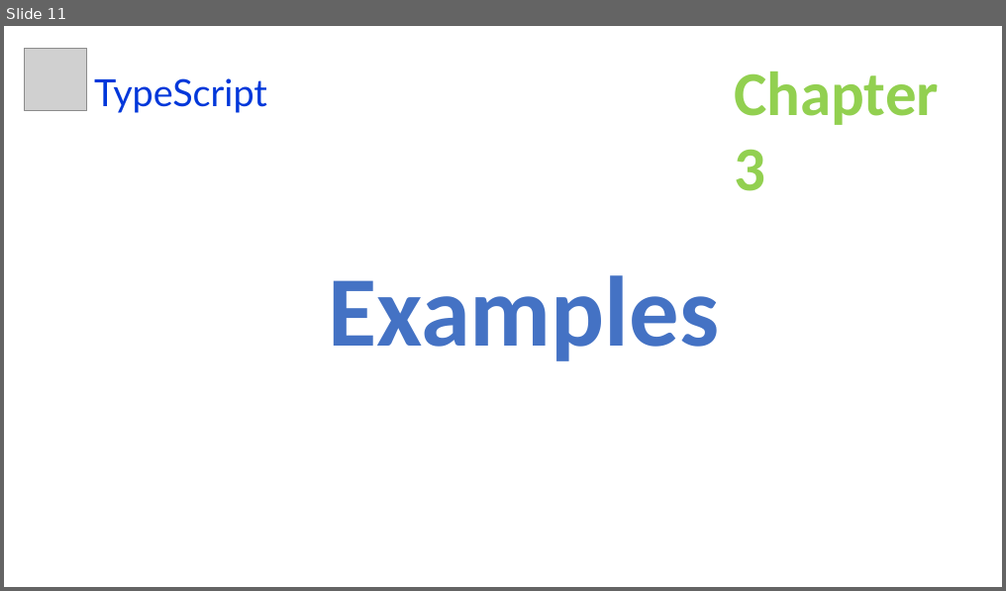
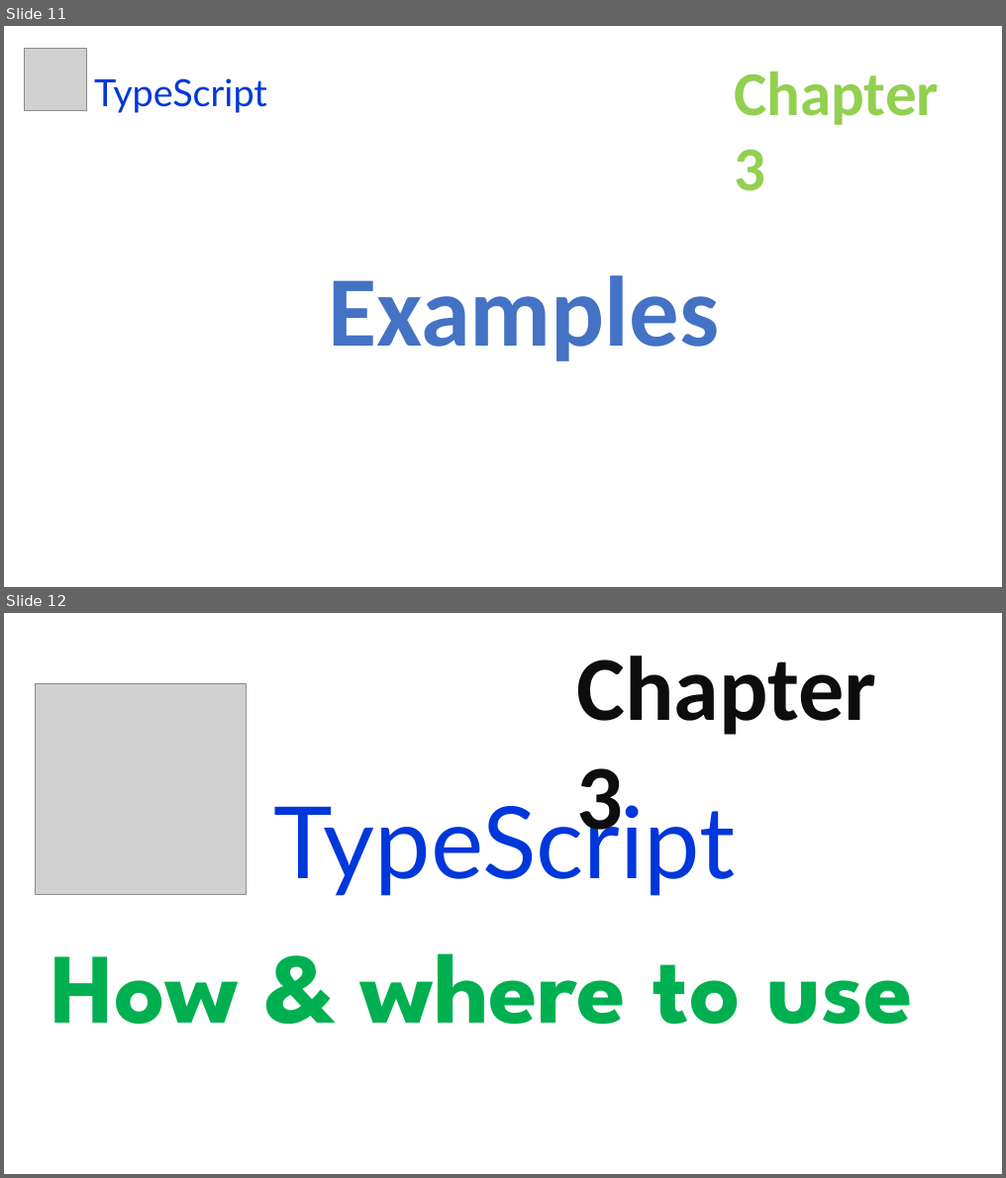
Before and after one commit to uidhtml/typescript-tutorials, a slide deck: typescript-tutorials.pptx. Shown one above the other, each under a label of ours: slide 11 before the commit, slides 11 and 12 after it. The pictures are 1006x591 and 1006x1178 pixels, drawn with LibreOffice and Linux fonts; fonts in the diff are those of the drawing; grey boxes stand for pictures. Boxes give left, top, right and bottom in pixels: in the first picture for what was removed or moved away, otherwise in the second. Text is boxed around its words. In the diff, an @@ line names an element or a change of style, - is before the commit and + after.

```diff
--- a/typescript-tutorials.pptx
+++ b/typescript-tutorials.pptx
@@ slide 12 added at [4,613,1002,1174], background #FFFFFF @@
@@ text added at [576,656,876,852], 88 pt, text #0D0D0D, bold @@
+Chapter 3
@@ picture added at [36,684,247,895] @@
@@ text added at [273,792,735,896], 96 pt, text #0037DA @@
+TypeScript
@@ text added at [52,954,914,1025], 96 pt, text #00B050, bold @@
+How & where to use
```
Also in this commit, not shown: 5 other slides added, 3 slides removed, 1 other file.
